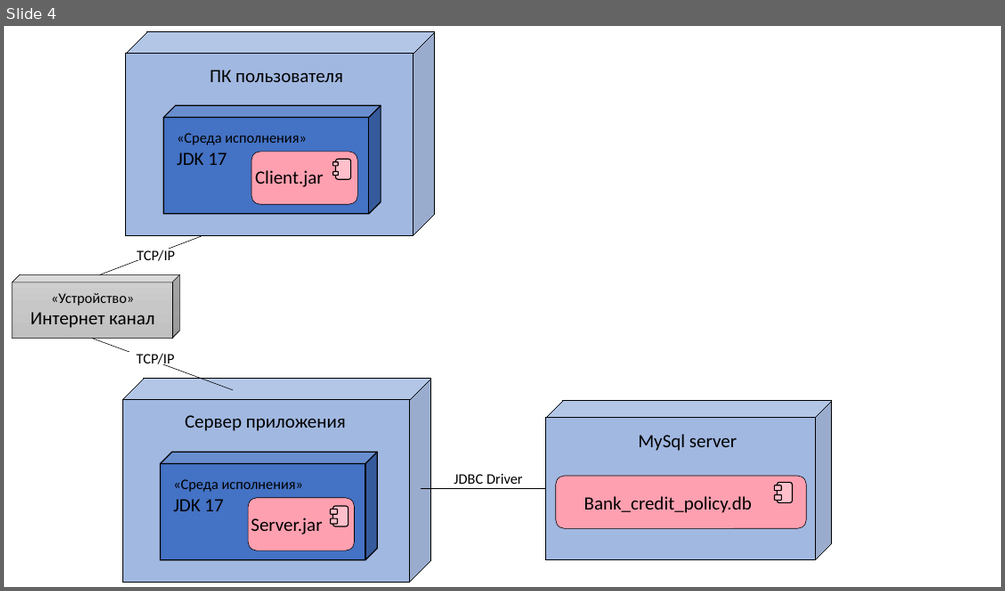
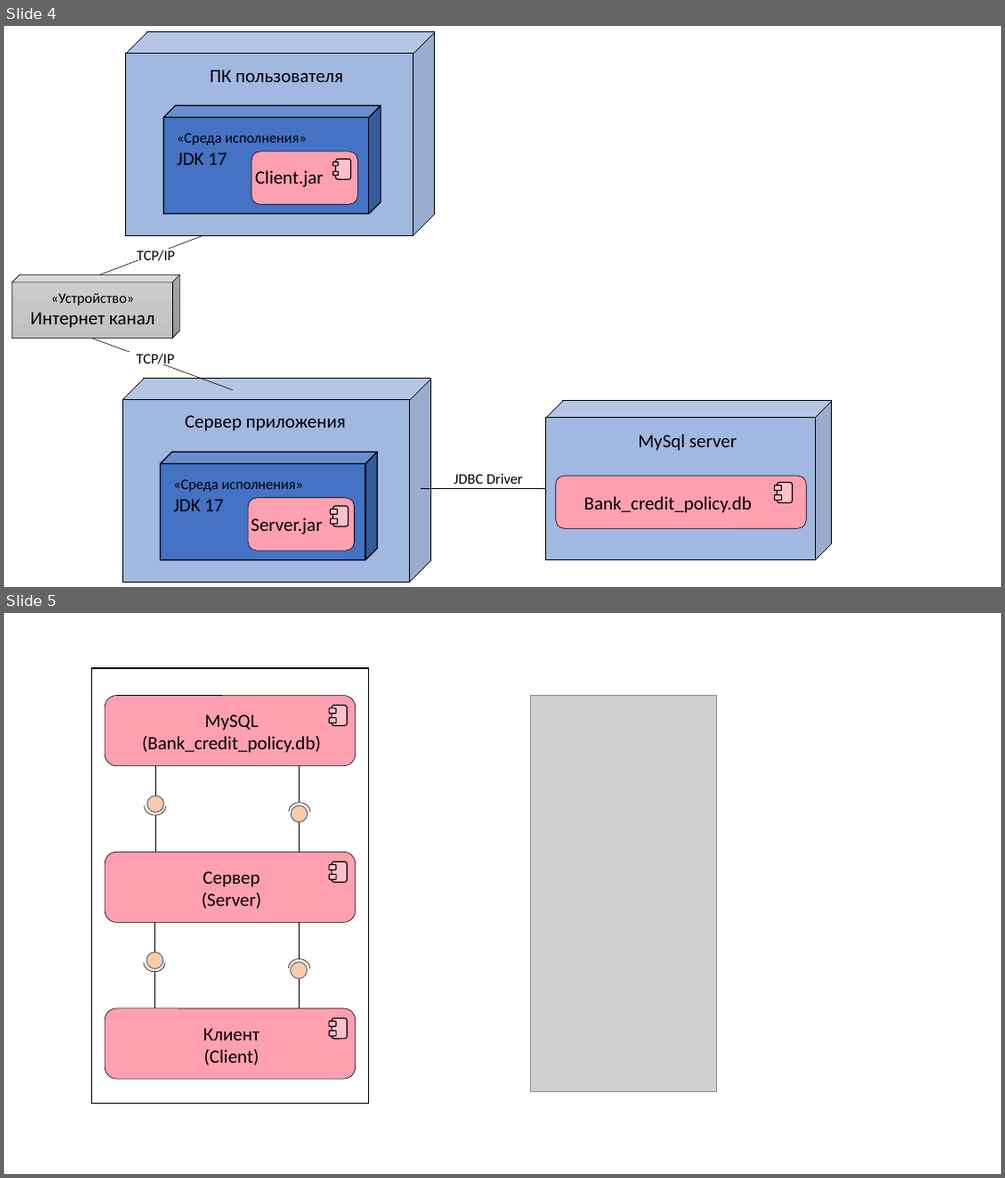
Before and after one commit to AndreyNeveikov/ProgSP_course_project, a slide deck: Screenshots/Схемы.pptx. Shown one above the other, each under a label of ours: slide 4 before the commit, slides 4 and 5 after it. The pictures are 1005x591 and 1005x1178 pixels, drawn with LibreOffice and Linux fonts; fonts in the diff are those of the drawing; grey boxes stand for pictures. Boxes give left, top, right and bottom in pixels: in the first picture for what was removed or moved away, otherwise in the second. Text is boxed around its words. In the diff, an @@ line names an element or a change of style, - is before the commit and + after.

```diff
--- a/Screenshots/Схемы.pptx
+++ b/Screenshots/Схемы.pptx
@@ slide 5 added at <box>4,613,1001,1174</box>, background #FFFFFF @@
@@ rectangle added at <box>91,668,368,1103</box>, fill #FFFFFF, outline #000000 1 pt @@
@@ group added at <box>105,695,356,765</box>: 4 rounded rectangles, 1 text @@
+MySQL
+(Bank_credit_policy.db)
@@ picture added at <box>531,695,717,1092</box> @@
@@ group added at <box>289,765,310,852</box>: 2 lines, 1 ellipse, 1 arc (boxed as its full ellipse) @@
@@ group added at <box>145,765,166,852</box>: 2 lines, 1 ellipse, 1 arc (boxed as its full ellipse) @@
@@ group added at <box>105,852,356,922</box>: 4 rounded rectangles, 1 text @@
+Сервер
+(Server)
@@ group added at <box>288,923,310,1008</box>: 2 lines, 1 ellipse, 1 arc (boxed as its full ellipse) @@
@@ group added at <box>144,923,165,1008</box>: 2 lines, 1 ellipse, 1 arc (boxed as its full ellipse) @@
@@ group added at <box>105,1008,356,1078</box>: 4 rounded rectangles, 1 text @@
+Клиент
+(Client)
```
Also in this commit, not shown: 1 slide changed, 4 other files.
